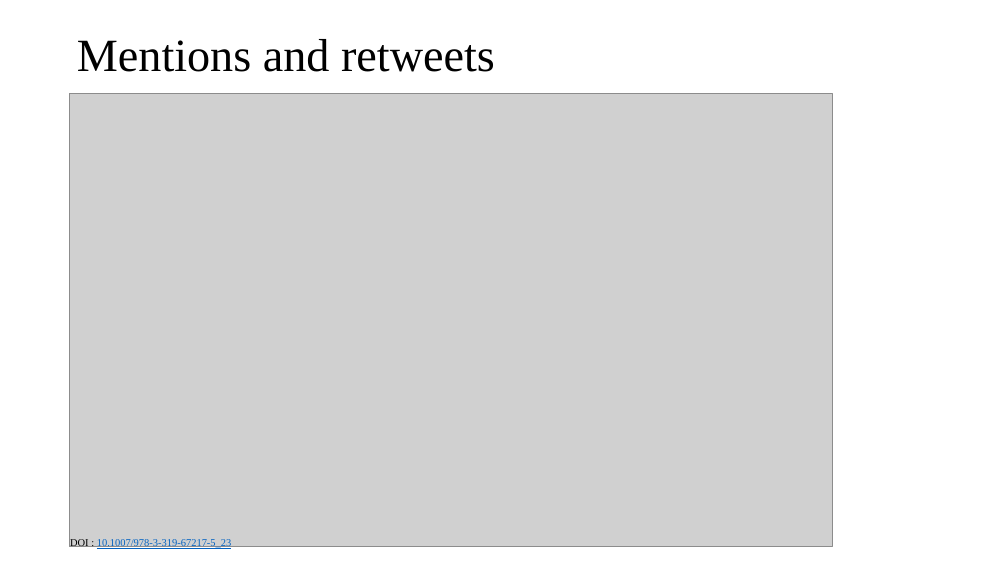
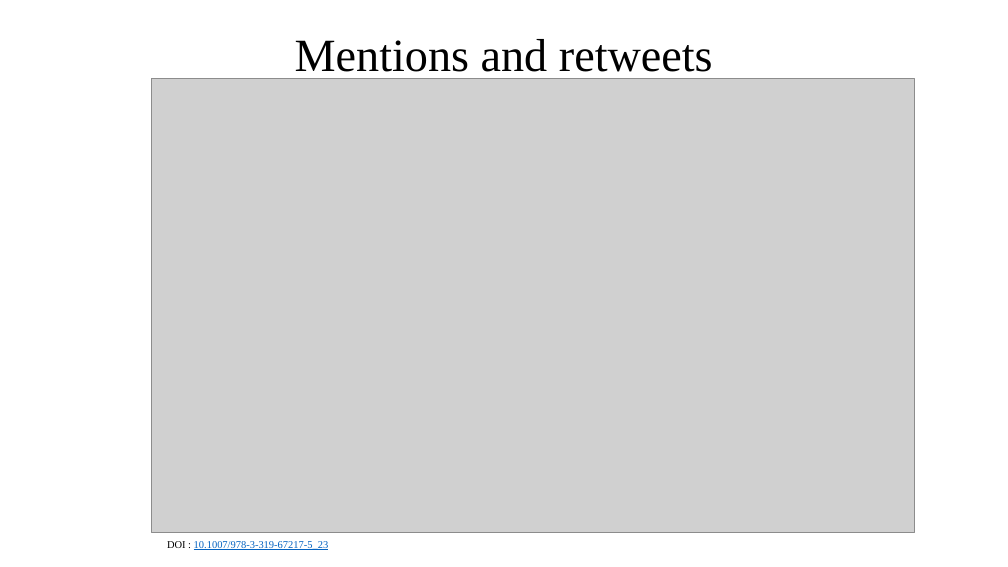
Before and after one commit to phonedude/cs895-s19, a slide deck: slide 7 of assignments/pabbisetty/week-11-presentation/week 11.pptx. Drawn at 1008x567 pixels with LibreOffice and Linux fonts; fonts in the diff are those of the drawing; grey boxes stand for pictures. Boxes give left, top, right and bottom in pixels: in the first picture for what was removed or moved away, otherwise in the second. Text is boxed around its words. In the diff, an @@ line names an element or a change of style, - is before the commit and + after.

```diff
--- a/assignments/pabbisetty/week-11-presentation/week 11.pptx
+++ b/assignments/pabbisetty/week-11-presentation/week 11.pptx
@@ title "Mentions and retweets" at [295, 39, 713, 80]: alignment left to centre @@
@@ picture: place and size @@
-picture at [70, 93, 833, 547]
+picture at [151, 79, 914, 532]
@@ text "DOI : 10.1007/978-3-319-67217-5_23": place and size @@
-text "DOI : 10.1007/978-3-319-67217-5_23" at [70, 539, 232, 549]
+text "DOI : 10.1007/978-3-319-67217-5_23" at [167, 541, 329, 550]
```
Also in this commit, not shown: 14 other slides changed.
